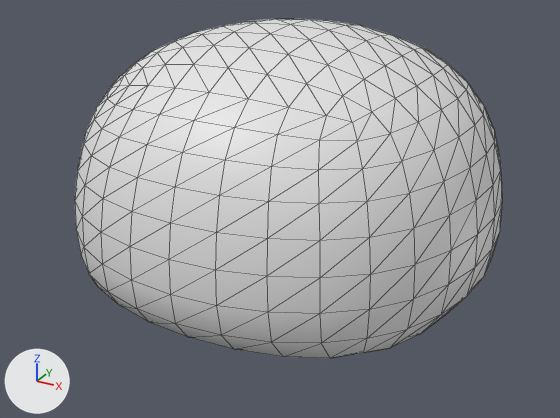
The glTF model project/assets/main/nurikabe/tile_wall.glb, before and after one commit.
Rendered twice from a 50 mm lens placed at (0.749, -1.41, 0.842), pointed at (0.003, -0.054, 0.164). The lights are fixed; the arrows at lower left show +X, +Y and +Z. The first picture is the older version. Mesh edges are drawn as thin lines. Vertices at exactly the same position are counted once.

The first picture shows 'obj_tile_wall'.
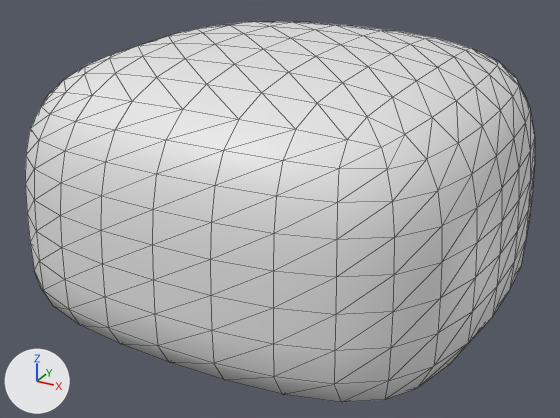
Commit message: Big square blob walls
This helps walls look more connected.

Pixel boxes [x1, y1, x2, y2] of what changed, in the pictures (560 x 418 px):
'obj_tile_wall', reshaped, rescaled (19% wider, 12% taller): before [75, 19, 502, 358]; after [25, 21, 535, 402]

The edits, one by one:
me_mesh is used by ob_obj_tile_wall; location (0.0, 0.0, 0.0).
me_mesh had 386 vertices, 768 faces and spanned x -0.452..0.452, y -0.452..0.452, z 0.0..0.552.
me_mesh now has 386 vertices, 768 faces and spans x -0.483..0.483, y -0.483..0.483, z 0.0..0.582.
me_mesh part 1: 385 of 386 vertices moved; they spanned x -0.452..0.452, y -0.452..0.452, z 0.0..0.552 and now span x -0.483..0.483, y -0.483..0.483, z 0.0..0.582; mean shift (0.0, 0.0, 0.014); largest move (-0.25, -0.25, 0.45) -> (-0.328, -0.328, 0.497).
Object 'obj_tile_wall' (ob_obj_tile_wall) is rescaled from (1.0, 1.0, 1.0) to (1.03, 1.03, 0.9).
